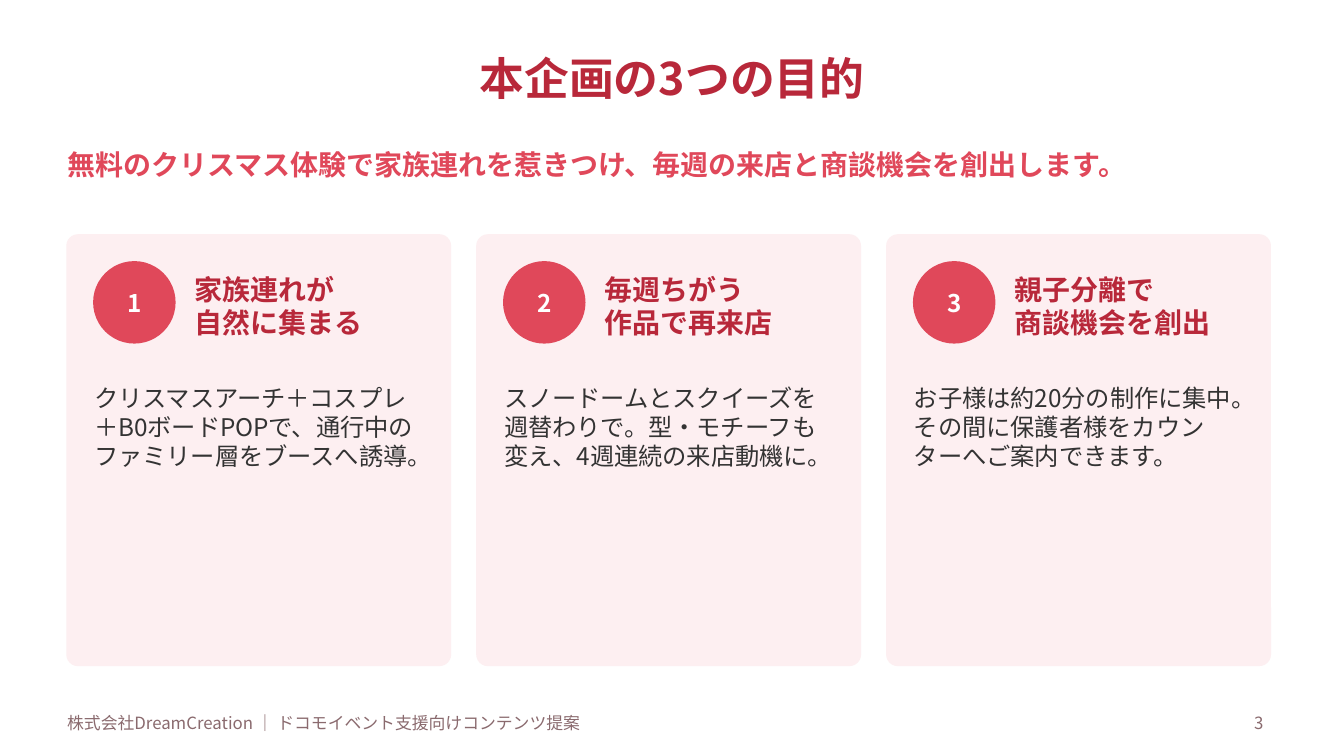
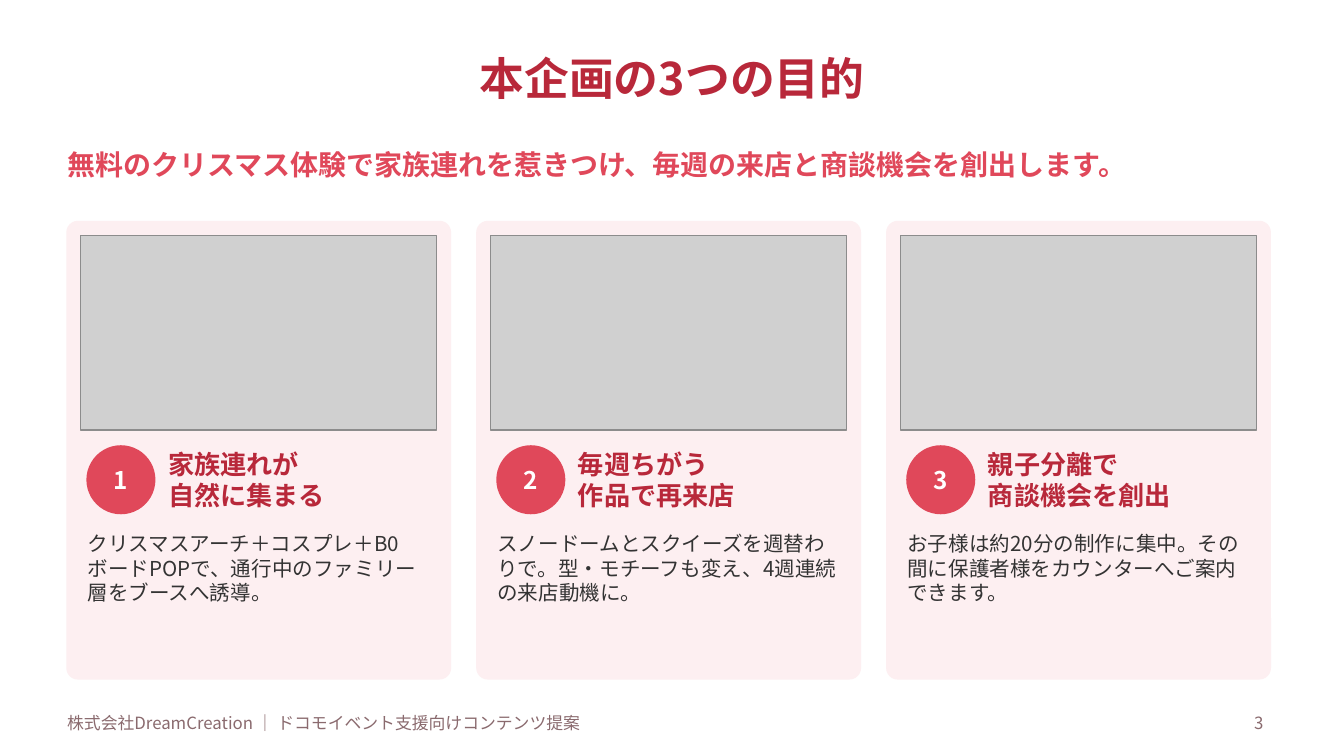
Before and after one commit to lunamax77/-next-vision, a slide deck: slide 3 of docs/proposals/2026-12_docomo_christmas-ws/企画書_NTTドコモ_クリスマスWS.pptx. Drawn at 1344x756 pixels with LibreOffice and Linux fonts; fonts in the diff are those of the drawing; grey boxes stand for pictures. Boxes give left, top, right and bottom in pixels: in the first picture for what was removed or moved away, otherwise in the second. Text is boxed around its words. In the diff, an @@ line names an element or a change of style, - is before the commit and + after.

```diff
--- a/docs/proposals/2026-12_docomo_christmas-ws/企画書_NTTドコモ_クリスマスWS.pptx
+++ b/docs/proposals/2026-12_docomo_christmas-ws/企画書_NTTドコモ_クリスマスWS.pptx
@@ rounded rectangle: place and size @@
-rounded rectangle at (67, 235, 450, 665)
+rounded rectangle at (67, 222, 450, 679)
@@ picture added at (81, 235, 437, 430) @@
@@ rounded rectangle: place and size @@
-rounded rectangle at (477, 235, 860, 665)
+rounded rectangle at (477, 222, 860, 679)
@@ picture added at (491, 235, 847, 430) @@
@@ rounded rectangle: place and size @@
-rounded rectangle at (887, 235, 1270, 665)
+rounded rectangle at (887, 222, 1270, 679)
@@ picture added at (900, 235, 1257, 430) @@
@@ text "1": place and size @@
-text "1" at (127, 294, 141, 312)
+text "1" at (114, 471, 128, 489)
@@ ellipse: place and size @@
-ellipse at (94, 262, 175, 343)
+ellipse at (87, 446, 155, 513)
@@ text "家族連れが": place and size @@
-text "家族連れが" at (195, 276, 363, 336)
+text "家族連れが" at (168, 451, 325, 508)
@@ text "2": place and size @@
-text "2" at (537, 293, 551, 312)
+text "2" at (524, 470, 538, 489)
@@ ellipse: place and size @@
-ellipse at (504, 262, 585, 343)
+ellipse at (497, 446, 564, 513)
@@ size 15 to 14 pt in 3 elements at (168, 451, 325, 508), (988, 452, 1171, 508), (578, 451, 735, 508) @@
@@ text "毎週ちがう": place and size @@
-text "毎週ちがう" at (605, 276, 773, 336)
+text "毎週ちがう" at (578, 451, 735, 508)
@@ text "3": place and size @@
-text "3" at (947, 293, 961, 313)
+text "3" at (934, 470, 948, 490)
@@ ellipse: place and size @@
-ellipse at (914, 262, 995, 343)
+ellipse at (907, 446, 974, 513)
@@ text "親子分離で": place and size @@
-text "親子分離で" at (1015, 276, 1211, 336)
+text "親子分離で" at (988, 452, 1171, 508)
@@ text "クリスマスアーチ＋コスプレ＋B0ボードPOPで、通行中のファミリー層をブースへ誘導。": place and size @@
-text "クリスマスアーチ＋コスプレ＋B0ボードPOPで、通行中のファミリー層をブースへ誘導。" at (94, 387, 432, 467)
+text "クリスマスアーチ＋コスプレ＋B0ボードPOPで、通行中のファミリー層をブースへ誘導。" at (87, 534, 416, 602)
@@ text "スノードームとスクイーズを週替わりで。型・モチーフも変え、4週連続の来店動機に。": place and size @@
-text "スノードームとスクイーズを週替わりで。型・モチーフも変え、4週連続の来店動機に。" at (504, 386, 832, 467)
+text "スノードームとスクイーズを週替わりで。型・モチーフも変え、4週連続の来店動機に。" at (497, 533, 836, 602)
@@ size 13 to 11 pt in 3 elements at (497, 533, 836, 602), (87, 534, 416, 602), (907, 533, 1239, 601) @@
@@ text "お子様は約20分の制作に集中。その間に保護者様をカウンターへご案内できます。": place and size @@
-text "お子様は約20分の制作に集中。その間に保護者様をカウンターへご案内できます。" at (914, 386, 1255, 467)
+text "お子様は約20分の制作に集中。その間に保護者様をカウンターへご案内できます。" at (907, 533, 1239, 601)
```
Also in this commit, not shown: 5 other slides changed, 16 other files.
